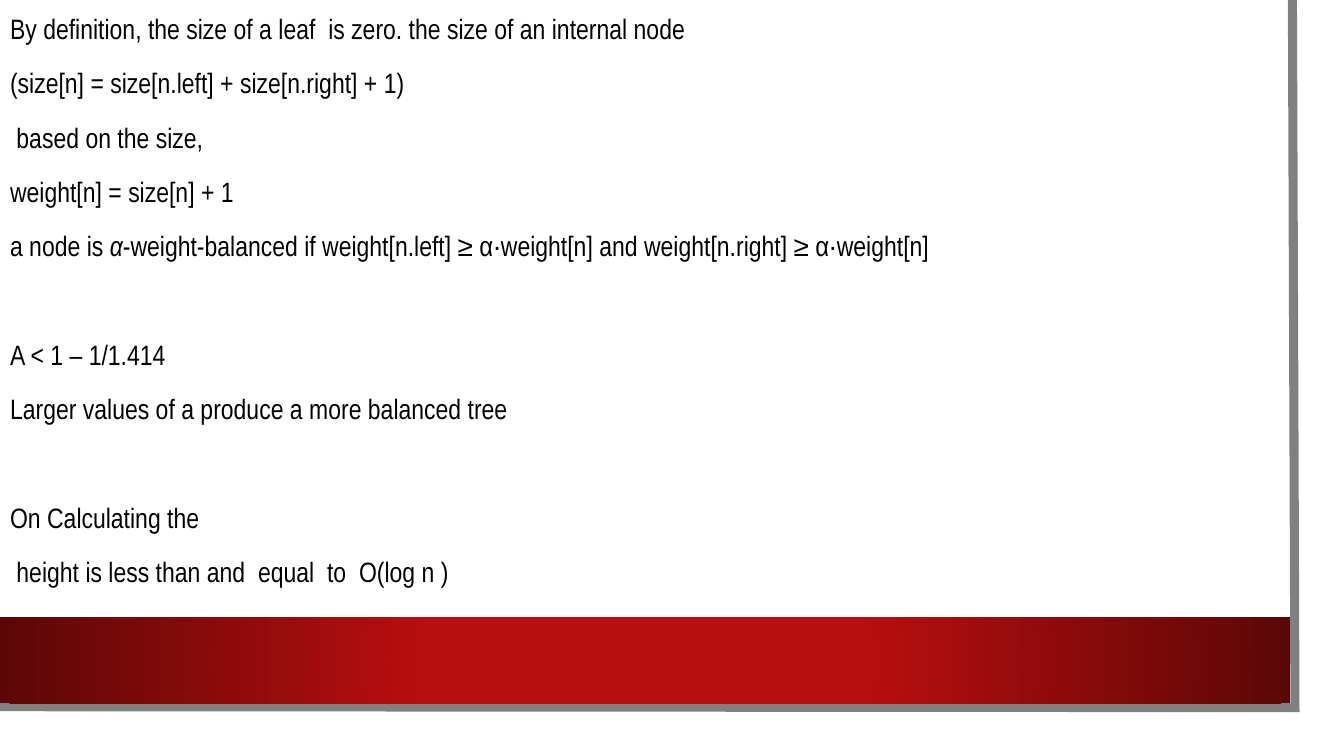
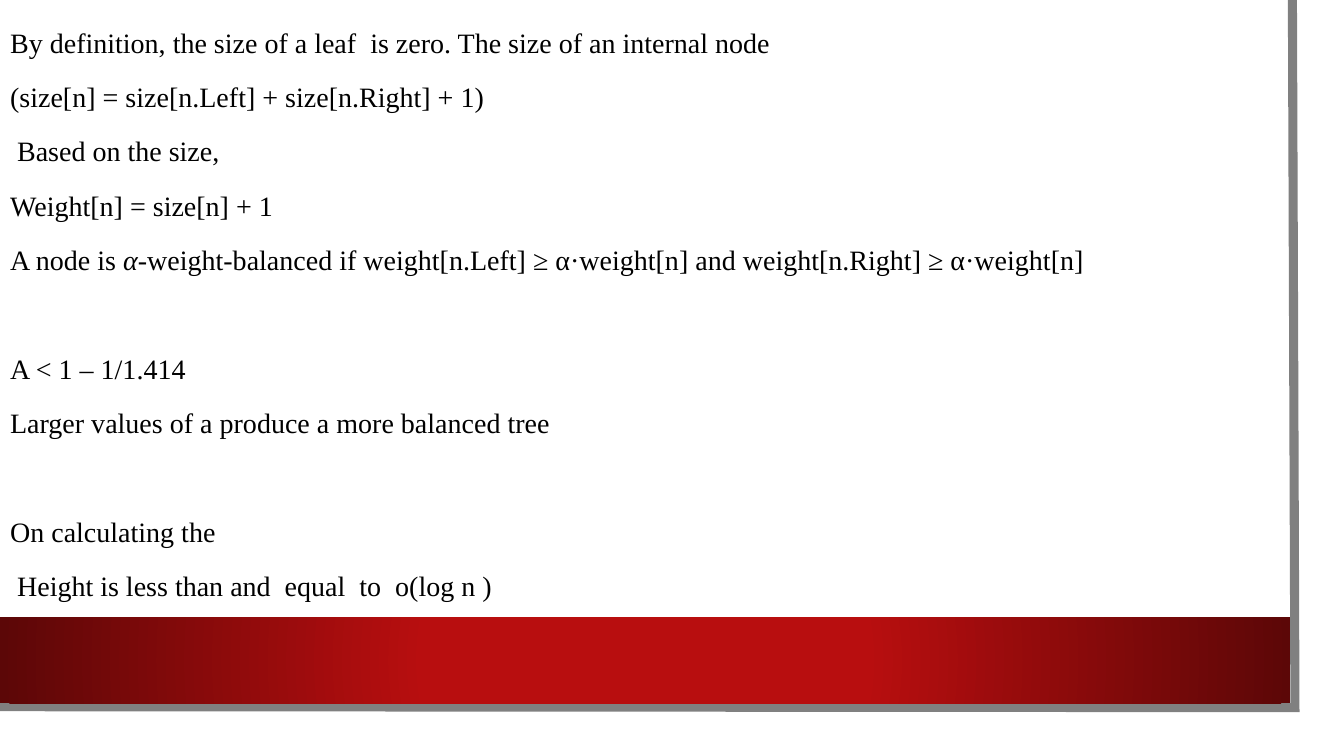
Before and after one commit to ydodeja365/DSA-Weight-Balance-Trees, a slide deck: slide 5 of WBTreeIntro.pptx. Drawn at 1344x756 pixels with LibreOffice and Linux fonts; fonts in the diff are those of the drawing; background and template pictures are left out. Boxes give left, top, right and bottom in pixels: in the first picture for what was removed or moved away, otherwise in the second. Text is boxed around its words. In the diff, an @@ line names an element or a change of style, - is before the commit and + after.

```diff
--- a/WBTreeIntro.pptx
+++ b/WBTreeIntro.pptx
@@ text "By definition, the size of ...": place and size @@
-text "By definition, the size of ..." at [10,18,928,588]
+text "By definition, the size of ..." at [10,33,1083,601]
@@ text at [10,33,1083,275]: text changed; font Arial Narrow to Times New Roman @@
-By definition, the size of a leaf is zero. the size of an internal node
-(size[n] = size[n.left] + size[n.right] + 1)
-based on the size,
-weight[n] = size[n] + 1
-a node is α-weight-balanced if weight[n.left] ≥ α·weight[n] and weight[n.right] ≥ α·weight[n]
+By definition, the size of a leaf is zero. The size of an internal node
+(size[n] = size[n.Left] + size[n.Right] + 1)
+Based on the size,
+Weight[n] = size[n] + 1
+A node is α-weight-balanced if weight[n.Left] ≥ α·weight[n] and weight[n.Right] ≥ α·weight[n]
@@ text at [10,360,550,438]: font Arial Narrow to Times New Roman in "A < 1 – 1/1.414", "Larger values of a produce a more ..." @@
@@ text at [10,522,475,601]: text changed; font Arial Narrow to Times New Roman @@
-On Calculating the
-height is less than and equal to O(log n )
+On calculating the
+Height is less than and equal to o(log n )
```
Also in this commit, not shown: 3 other slides changed, 7 slides added.
